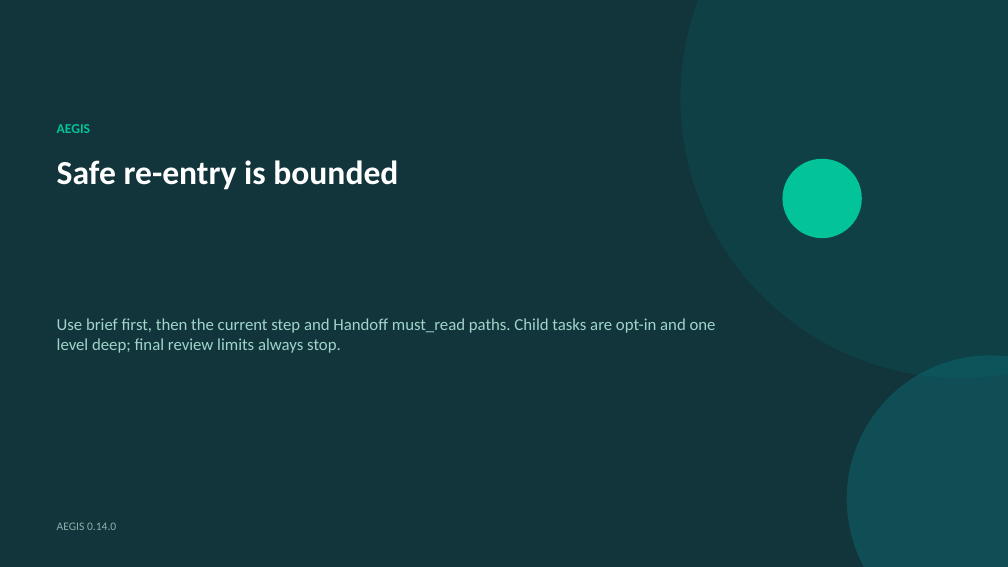
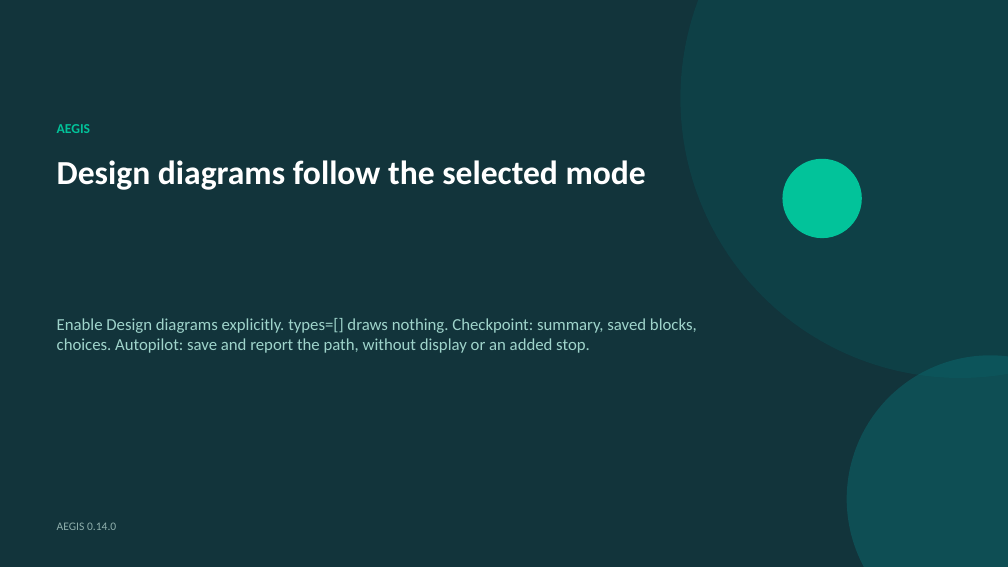
Before and after one commit to DDP-Engineering/Agentic_Engineering_Governance_Integrity_System, a slide deck: slide 10 of 06_SoftwareDocu/07_FAQ.pptx. Drawn at 1008x567 pixels with LibreOffice and Linux fonts; fonts in the diff are those of the drawing. Boxes give left, top, right and bottom in pixels: in the first picture for what was removed or moved away, otherwise in the second. Text is boxed around its words. In the diff, an @@ line names an element or a change of style, - is before the commit and + after.

```diff
--- a/06_SoftwareDocu/07_FAQ.pptx
+++ b/06_SoftwareDocu/07_FAQ.pptx
@@ text at [57, 160, 646, 190]: text changed @@
-Safe re-entry is bounded
+Design diagrams follow the selected mode
@@ text at [57, 318, 697, 353]: text changed @@
-Use brief first, then the current step and Handoff must_read paths. Child tasks are opt-in and one level deep; final review limits always stop.
+Enable Design diagrams explicitly. types=[] draws nothing. Checkpoint: summary, saved blocks, choices. Autopilot: save and report the path, without display or an added stop.
```
Also in this commit, not shown: 1 other slide changed, 38 other files.
